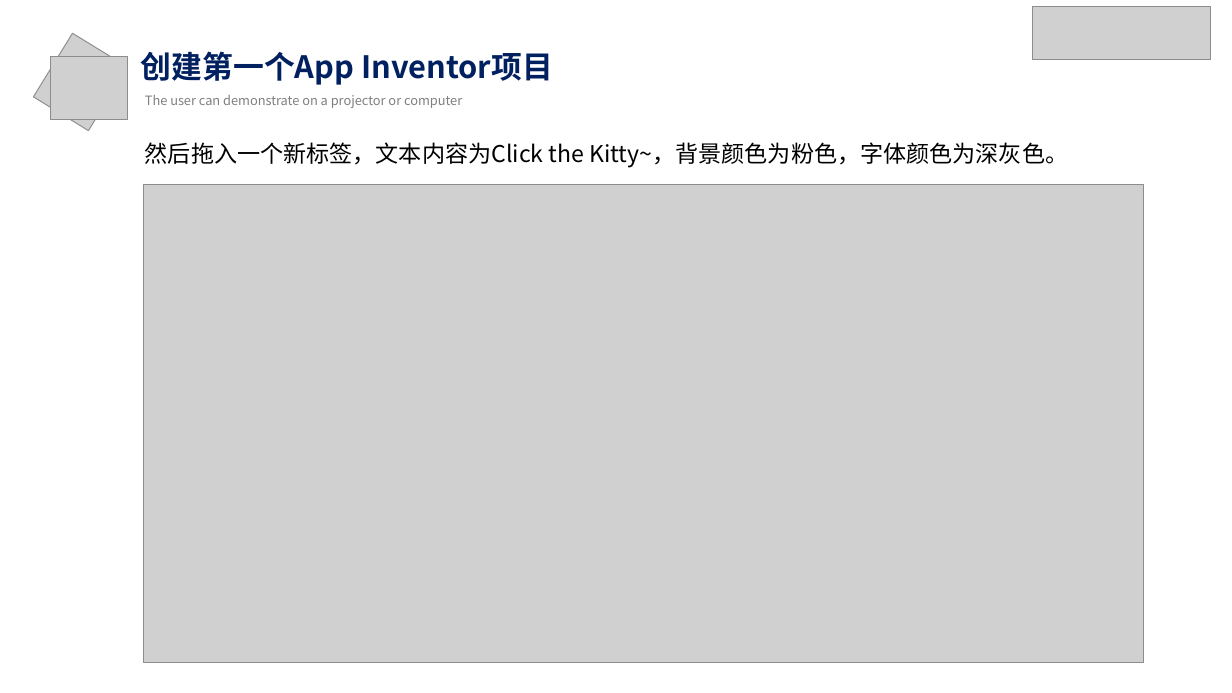
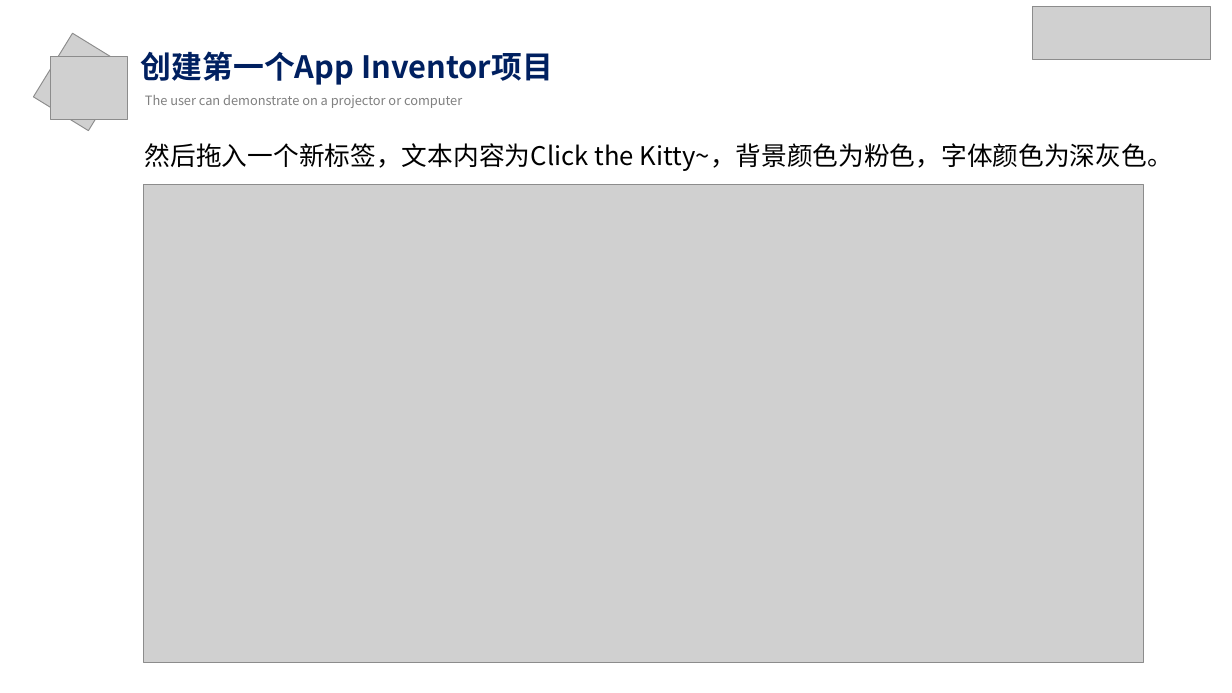
Before and after one commit to appInventorPro/pro, a slide deck: slide 5 of ppt/案例一.2.pptx. Drawn at 1232x693 pixels with LibreOffice and Linux fonts; fonts in the diff are those of the drawing; grey boxes stand for pictures. Boxes give left, top, right and bottom in pixels: in the first picture for what was removed or moved away, otherwise in the second. Text is boxed around its words. In the diff, an @@ line names an element or a change of style, - is before the commit and + after.

```diff
--- a/ppt/案例一.2.pptx
+++ b/ppt/案例一.2.pptx
@@ text "然后拖入一个新标签，文本内容为Click the Kitty~，背景颜色为粉色，字体颜色为深灰色。" at (x1=145, y1=143, x2=1173, y2=171): size 18 to 20 pt @@
```
Also in this commit, not shown: 8 other slides changed, 5 other files.
